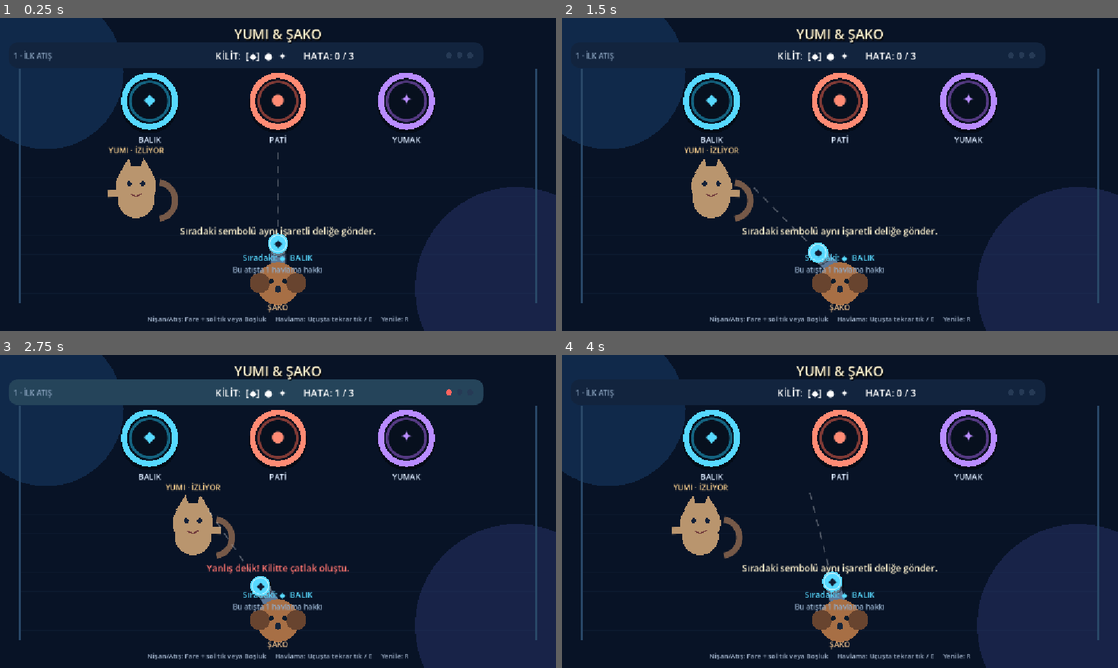
Above: before the commit, frames 1-4 (two rows, left to right).
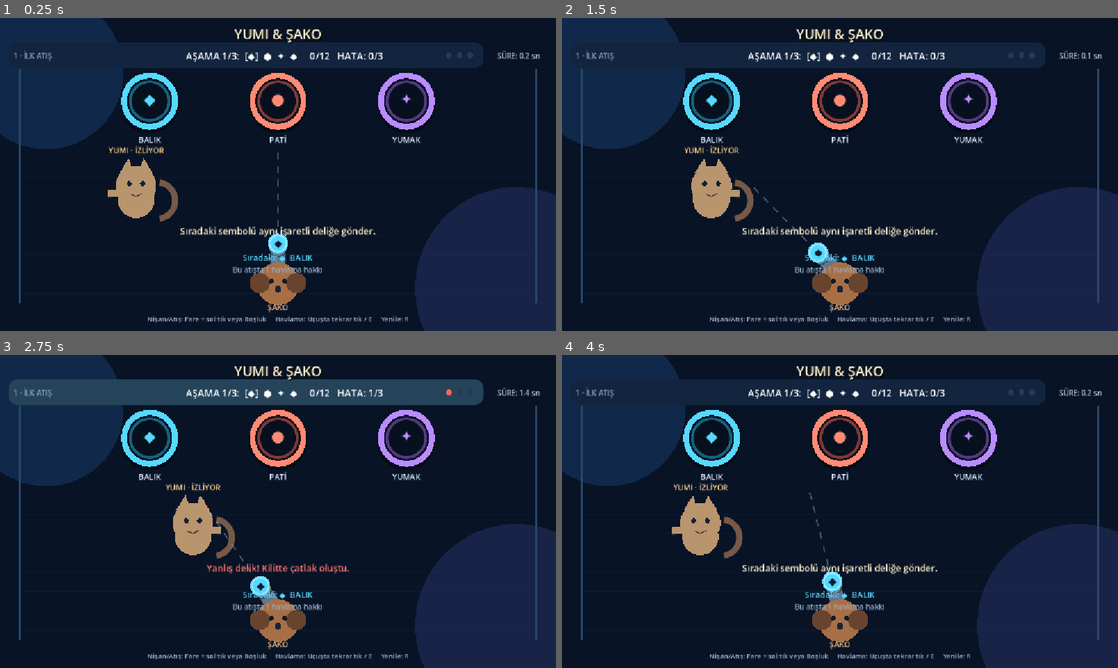
Above: after the commit, the same moments.

Repository: luzumsuzlar/yummyveshaco
Game: Godot game, scene res://scenes/main.tscn
Same seed, same stepped clock (60 frames per second), same inputs: the game is played once before the commit and once after it.
Inputs (mouse positions are in pixels of both pictures, inside the frame that each line leads up to):
- Up to frame 1 (0.25 s): no input
- Up to frame 2 (1.5 s): tap Enter at 0.5, 0.6 s; move the mouse to (962, 158) at 0.52 s; hold D 0.53-1.28 s; click (962, 158) at 0.67 s; tap Space at 0.77, 1.07 s; tap R at 0.8, 1.35 s; move the mouse to (728, 190) at 1.27 s; hold A from 1.28 s (still down); click (728, 190) at 1.42 s
- Up to frame 3 (2.75 s): tap Space at 1.52, 1.82, 2.3 s; tap E at 1.55, 2.1 s; move the mouse to (333, 442) at 2.02 s; release A at 2.03 s; hold D from 2.03 s (still down); click (333, 442) at 2.17 s
- Up to frame 4 (4 s): move the mouse to (812, 574) at 2.77 s; tap Space at 2.85, 3.02, 3.32, 3.77 s; click (812, 574) at 2.92 s; tap Enter at 3.05, 3.6 s; move the mouse to (1006, 558) at 3.52 s; release D at 3.53 s; hold A from 3.53 s (still down); click (1006, 558) at 3.67 s; tap R at 3.8 s

The runs differ from the first frame. In frame 1, 0.6% of the frame differs, in the area x 33-98%, y 10-14%; in frame 2, 0.6%; in frame 3, 0.5%; in frame 4, 0.6%.

Commit message:
İlk bölümü üç aşama ve on iki eşleşmeye genişlet

Diff:
--- a/scripts/main.gd
+++ b/scripts/main.gd
@@ -14,7 +14,8 @@
 const LEVELS := [
 	{
 		"name": "1 · İLK ATIŞ",
-		"sequence": [0, 1, 2],
+		"sequence": [0, 1, 2, 0, 2, 0, 1, 2, 1, 2, 0, 1],
+		"stage_size": 4,
 		"yumi_speed": 72.0,
 		"yumi_active": false,
 		"move_directions": 2,
@@ -65,6 +66,9 @@
 var level_index := 0
 var level_time := 0.0
 var progress := 0
+var stage_index := 0
+var stage_rotation := 0.0
+var stage_from_positions: Array[Vector2] = []
 var errors := 0
 var game_state := "playing"
 
@@ -101,6 +105,7 @@
 var instruction_label: Label
 var next_label: Label
 var ability_label: Label
+var time_label: Label
 var overlay: ColorRect
 var overlay_title: Label
 var overlay_subtitle: Label
@@ -125,6 +130,7 @@
 	level_label = make_label("", 15, Color("8fa8c4"), Vector2(28, 58), Vector2(210, 40))
 	level_label.horizontal_alignment = HORIZONTAL_ALIGNMENT_LEFT
 	code_label = make_label("", 20, Color.WHITE, Vector2(210, 58), Vector2(760, 40))
+	time_label = make_label("", 15, Color("a9bbd3"), Vector2(1004, 58), Vector2(140, 40))
 	status_label = make_label("", 19, Color("fff3cf"), Vector2(176, 424), Vector2(800, 34))
 	next_label = make_label("", 17, Color("d8e9ff"), Vector2(346, 482), Vector2(460, 28))
 	ability_label = make_label("", 15, Color("86f7a8"), Vector2(396, 509), Vector2(360, 25))
@@ -199,6 +205,9 @@
 	for value in config["sequence"]:
 		sequence.append(int(value))
 	progress = 0
+	stage_index = 0
+	stage_rotation = 0.0
+	stage_from_positions.clear()
 	errors = 0
 	level_time = 0.0
 	game_state = "playing"
@@ -235,6 +244,7 @@
 		return
 
 	level_time += delta
+	stage_rotation = maxf(0.0, stage_rotation - delta)
 	shot_delay = maxf(0.0, shot_delay - delta)
 	status_flash = maxf(0.0, status_flash - delta)
 	yumi_swipe_flash = maxf(0.0, yumi_swipe_flash - delta)
@@ -301,7 +311,7 @@
 
 
 func launch_ball() -> void:
-	if game_state != "playing" or ball_active or shot_delay > 0.0:
+	if game_state != "playing" or ball_active or shot_delay > 0.0 or stage_rotation > 0.0:
 		return
 	ball_type = sequence[progress]
 	var direction := Vector2(sin(aim_angle), -cos(aim_angle))
@@ -346,7 +356,14 @@
 		var offset := 0.0
 		if moving:
 			offset = sin(level_time * 1.18 + index * 1.65) * 43.0
-		hole_positions[index] = Vector2(HOLE_BASE_X[index] + offset, HOLE_Y)
+		var slot := (index + stage_index) % hole_positions.size()
+		var destination := Vector2(HOLE_BASE_X[slot] + offset, HOLE_Y)
+		if stage_rotation > 0.0:
+			var fraction := 1.0 - stage_rotation / 1.2
+			var eased := smoothstep(0.0, 1.0, fraction)
+			destination = stage_from_positions[index].lerp(destination, eased)
+			destination.y += sin(fraction * PI) * (58.0 if index % 2 == 0 else -42.0)
+		hole_positions[index] = destination
 
 
 func move_yumi(delta: float) -> void:
@@ -527,6 +544,13 @@
 		status_flash = 0.38
 		if progress >= sequence.size():
 			finish_game(true)
+		elif int(level_config().get("stage_size", 0)) > 0 and progress % int(level_config()["stage_size"]) == 0:
+			stage_from_positions.assign(hole_positions)
+			stage_index += 1
+			stage_rotation = 1.2
+			shot_delay = 1.2
+			status_label.text = "TAK! Kasa dönüyor. Yeni hedef düzenini incele."
+			status_label.add_theme_color_override("font_color", Color("ffcf5a"))
 		else:
 			status_label.text = "Yumi yanlışlıkla yardım etti! " + progress_hint() if lucky_yumi_goal else progress_hint()
 			status_label.add_theme_color_override("font_color", Color("86f7a8"))
@@ -537,9 +561,7 @@
 
 func progress_hint() -> String:
 	if level_index == 0:
-		if progress == 1:
-			return "TAK! Şimdi PATİ topunu ortadaki deliğe gönder."
-		return "Harika! Son sembol YUMAK."
+		return "Parça oturdu! Sıradaki hedef: %s." % TYPE_NAMES[sequence[progress]]
 	if level_index == 1:
 		return "Parça oturdu. Yumi'nin ünlem işaretini izle."
 	return "Parça oturdu. Hareketli hedefin önüne nişan al."
@@ -581,6 +603,7 @@
 		overlay_title.add_theme_color_override("font_color", Color("ff746f"))
 		overlay_subtitle.text = "Yumi: 😼     Şako: 😵\nAynı bölümü hemen yeniden deneyebilirsin."
 		overlay_button.text = "TEKRAR DENE"
+	overlay_subtitle.text += "\nGeçen süre: %.1f saniye · Doğru atış: %d/%d" % [level_time, progress, sequence.size()]
 	queue_redraw()
 
 
@@ -596,20 +619,28 @@
 
 func update_interface() -> void:
 	level_label.text = str(level_config()["name"])
+	time_label.text = "SÜRE: %.1f sn" % level_time
 	var code_text := "KİLİT:  "
-	for index in range(sequence.size()):
+	var stage_size := int(level_config().get("stage_size", sequence.size()))
+	var stage_start := stage_index * stage_size
+	if level_index == 0:
+		code_text = "AŞAMA %d/3:  " % (stage_index + 1)
+	for index in range(stage_start, mini(stage_start + stage_size, sequence.size())):
 		if index < progress:
 			code_text += "✓  "
 		elif index == progress and game_state == "playing":
 			code_text += "[%s]  " % TYPE_SYMBOLS[sequence[index]]
 		else:
 			code_text += "%s  " % TYPE_SYMBOLS[sequence[index]]
-	code_label.text = code_text + "     HATA: %d / 3" % errors
+	code_label.text = code_text + "   %d/%d   HATA: %d/3" % [progress, sequence.size(), errors]
 
 	if game_state == "playing" and progress < sequence.size():
 		next_label.text = "Sıradaki: %s  %s" % [TYPE_SYMBOLS[sequence[progress]], TYPE_NAMES[sequence[progress]]]
 		next_label.add_theme_color_override("font_color", TYPE_COLORS[sequence[progress]])
-		if ball_active:
+		if stage_rotation > 0.0:
+			ability_label.text = "KASA DÖNÜYOR..."
+			ability_label.add_theme_color_override("font_color", Color("ffcf5a"))
+		elif ball_active:
 			ability_label.text = "HAVLAMA: HAZIR — tekrar tıkla / E" if bark_available else "HAVLAMA: KULLANILDI"
 			ability_label.add_theme_color_override("font_color", Color("86f7a8") if bark_available else Color("7b8da4"))
 		else:
Not shown, changed: README.md
Not shown, changed: docs/GAME_DESIGN.md
